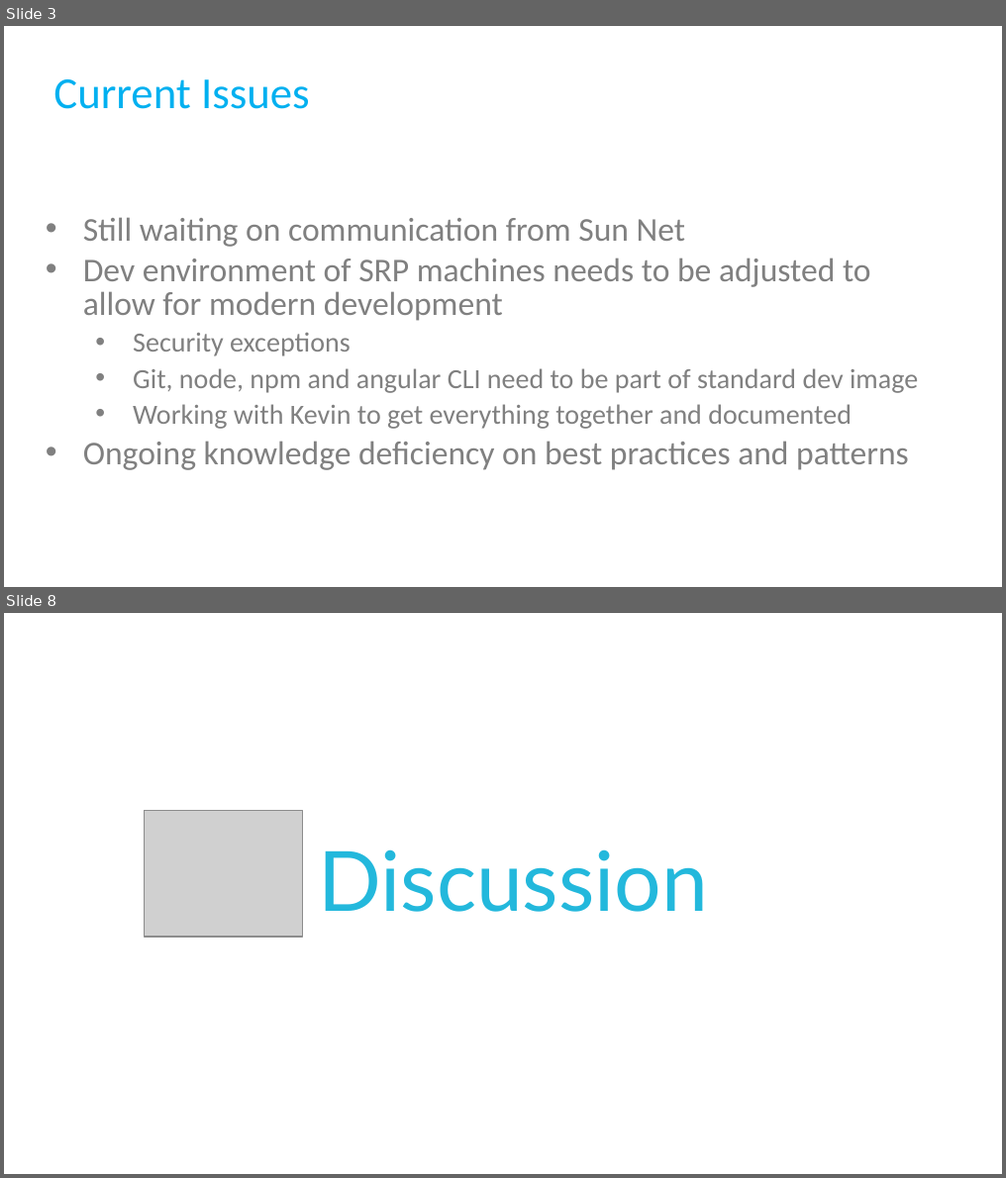
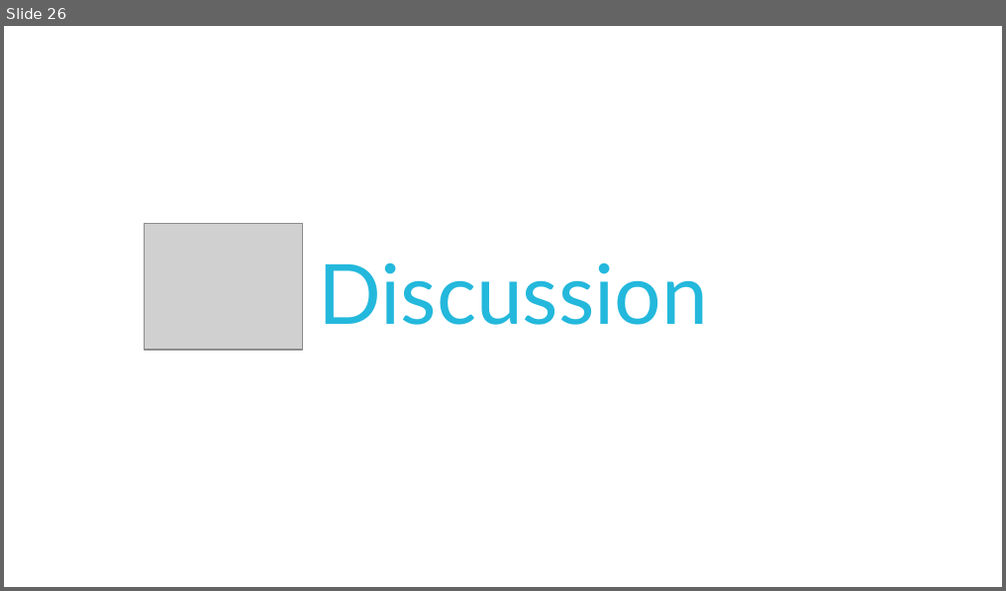
Before and after one commit to AndrewPHunter/ProgrammingPrinciplesAndPatterns, a slide deck: CSharpPractices.pptx. Shown one above the other, each under a label of ours: slides 3 and 8 before the commit, slide 26 after it; the slides between them are not shown. The pictures are 1006x1178 and 1006x591 pixels, drawn with LibreOffice and Linux fonts; fonts in the diff are those of the drawing; grey boxes stand for pictures; background and template pictures are left out. Boxes give left, top, right and bottom in pixels: in the first picture for what was removed or moved away, otherwise in the second. Text is boxed around its words. In the diff, an @@ line names an element or a change of style, - is before the commit and + after.

```diff
--- a/CSharpPractices.pptx
+++ b/CSharpPractices.pptx
@@ slide 3 removed at [4, 26, 1002, 587], background #FFFFFF @@
@@ title removed at [54, 79, 310, 109] @@
-Current Issues
@@ text removed at [83, 217, 918, 471] @@
-• Still waiting on communication from Sun Net
-• Dev environment of SRP machines needs to be adjusted to allow for modern development
-  • Security exceptions
-  • Git, node, npm and angular CLI need to be part of standard dev image
-  • Working with Kevin to get everything together and documented
-• Ongoing knowledge deficiency on best practices and patterns
@@ what was slide 8 is now slide 26 @@
```
Also in this commit, not shown: 25 slides added, 6 other slides removed, 18 other files.
